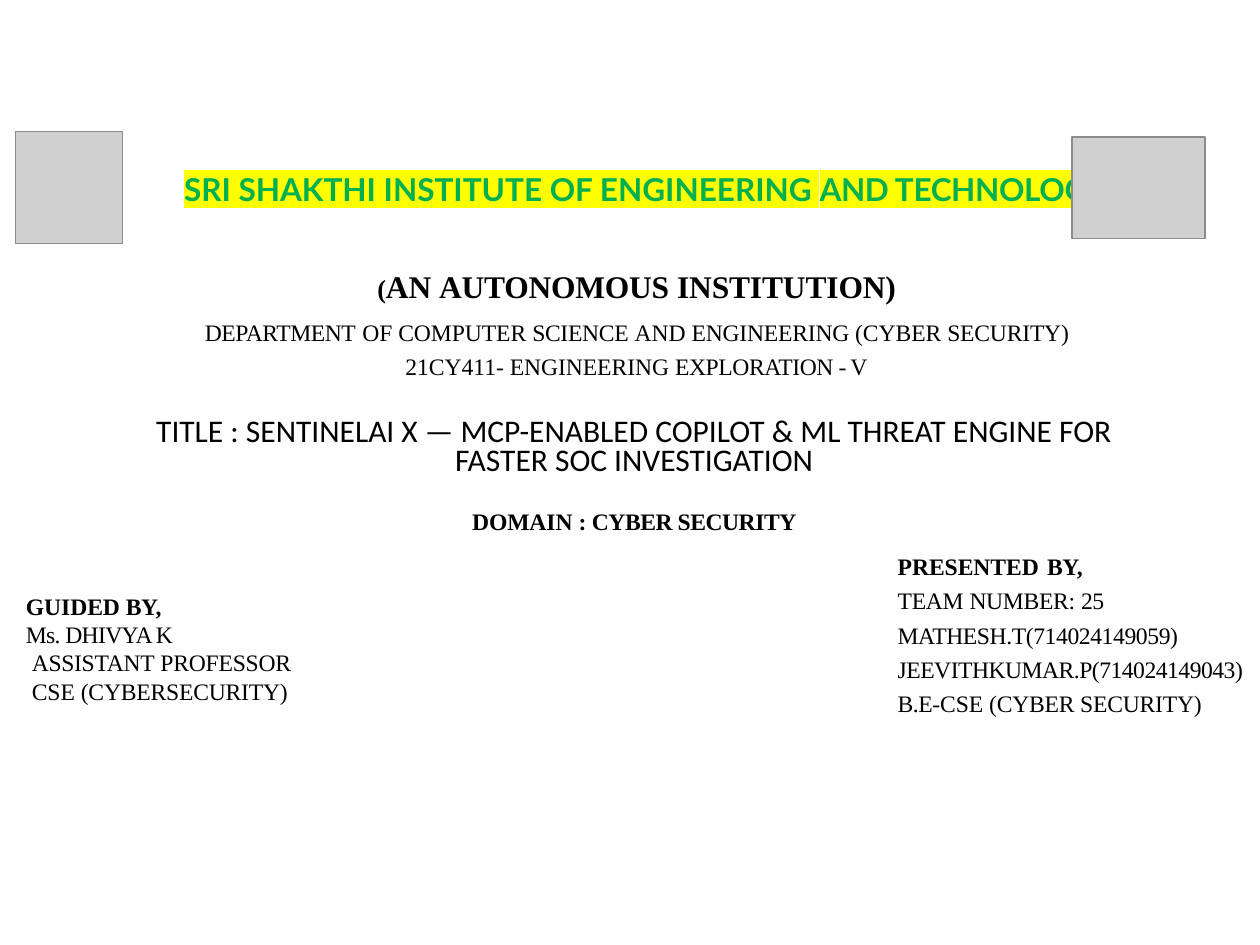
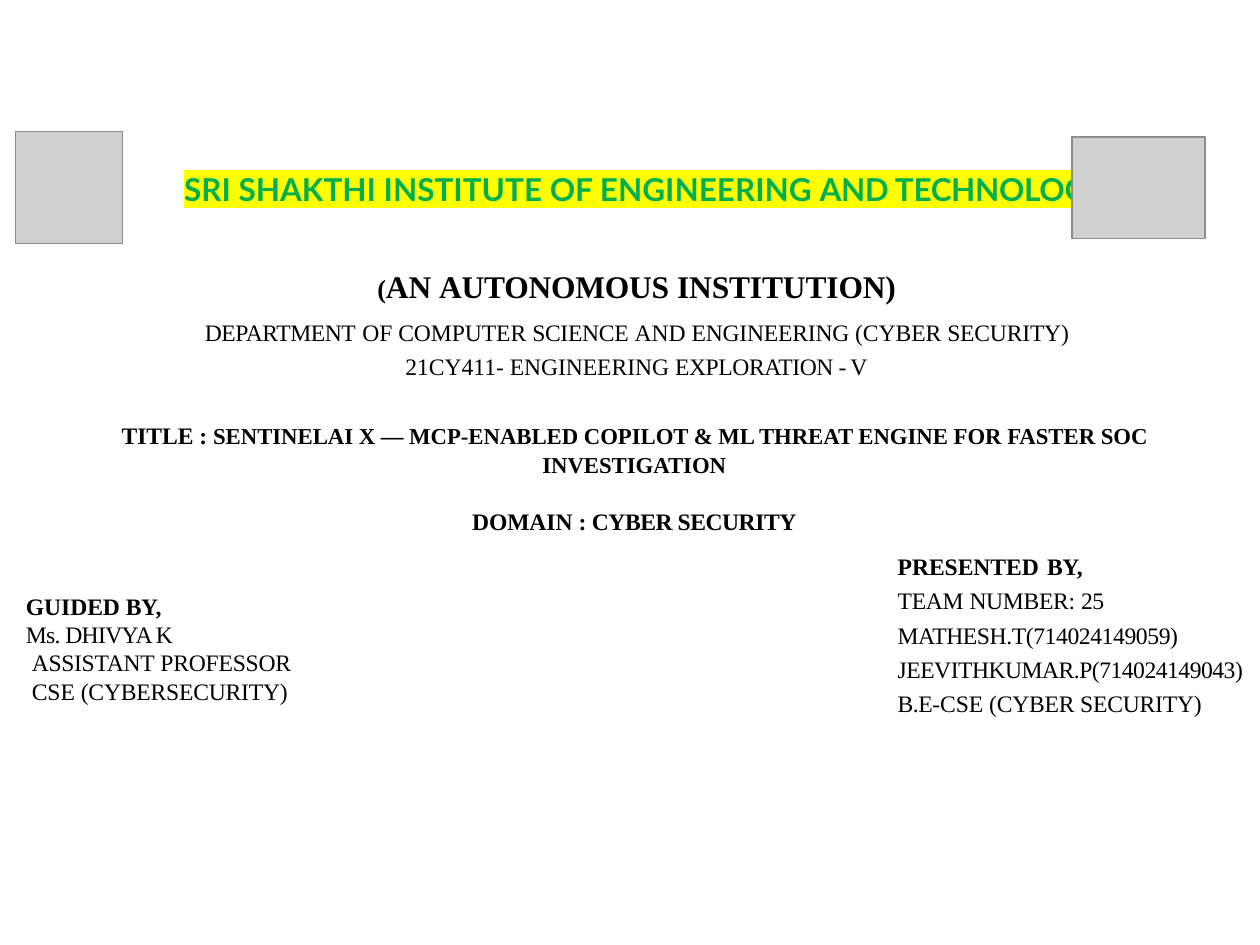
Before and after one commit to MatheshT/mcp-security-copilot, a slide deck: slide 1 of sem5_mcp_soc_copilot_presentation_updated.pptx. Drawn at 1260x945 pixels with LibreOffice and Linux fonts; fonts in the diff are those of the drawing; grey boxes stand for pictures. Boxes give left, top, right and bottom in pixels: in the first picture for what was removed or moved away, otherwise in the second. Text is boxed around its words. In the diff, an @@ line names an element or a change of style, - is before the commit and + after.

```diff
--- a/sem5_mcp_soc_copilot_presentation_updated.pptx
+++ b/sem5_mcp_soc_copilot_presentation_updated.pptx
@@ text at <box>122,428,1148,474</box>: size 18 to 13.5 pt in "TITLE :"; size 18 to 13 pt in "SENTINELAI X — MCP-ENABLED COPILOT & ML ..."; font Calibri to Times New Roman, bold on in "TITLE : SENTINELAI X — MCP-ENABLED COPILOT ..." @@
```
Also in this commit, not shown: 9 other slides changed.
